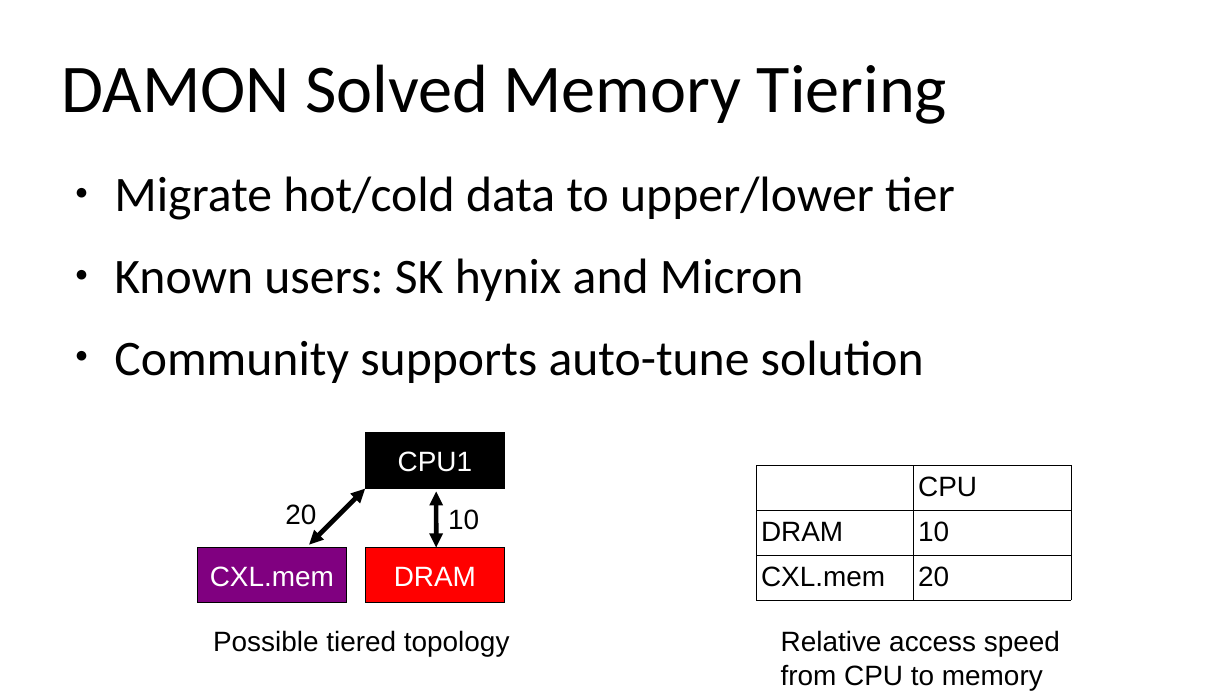
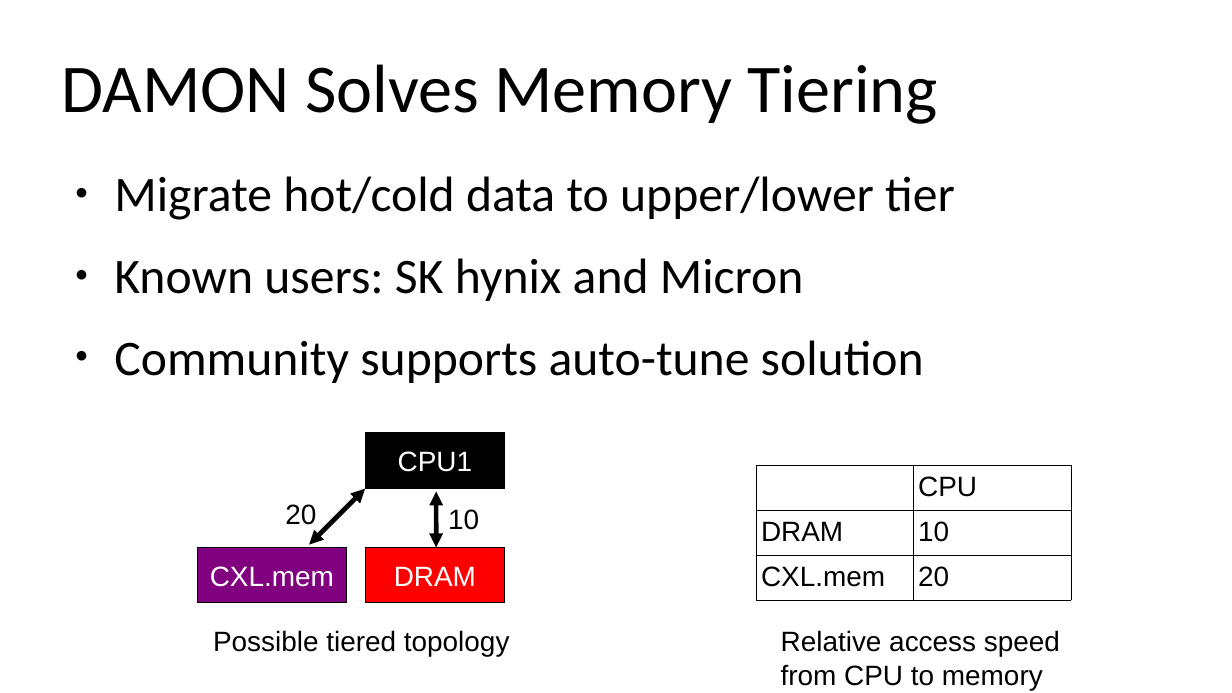
Before and after one commit to damonitor/talks, a slide deck: slide 13 of 2026/lpc/spmm_micro_conf/damon_for_cgxpu_numa.odp. Drawn at 1232x693 pixels with LibreOffice and Linux fonts; fonts in the diff are those of the drawing. Boxes give left, top, right and bottom in pixels: in the first picture for what was removed or moved away, otherwise in the second. Text is boxed around its words. In the diff, an @@ line names an element or a change of style, - is before the commit and + after.

```diff
--- a/2026/lpc/spmm_micro_conf/damon_for_cgxpu_numa.odp
+++ b/2026/lpc/spmm_micro_conf/damon_for_cgxpu_numa.odp
@@ title at box(62, 64, 938, 124): text changed @@
-DAMON Solved Memory Tiering
+DAMON Solves Memory Tiering
```
Also in this commit, not shown: 8 other slides changed, 1 slide added, 1 other file.
